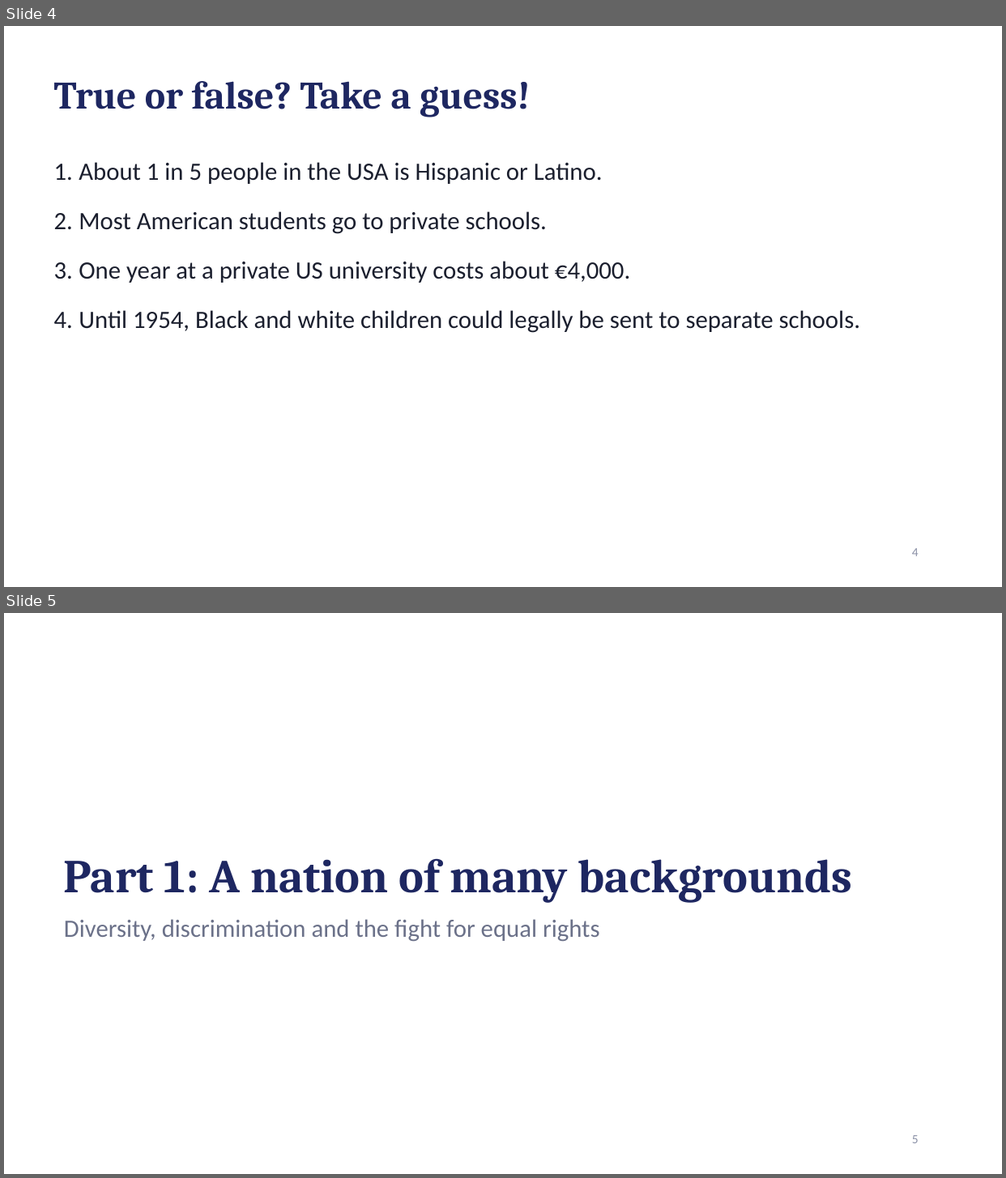
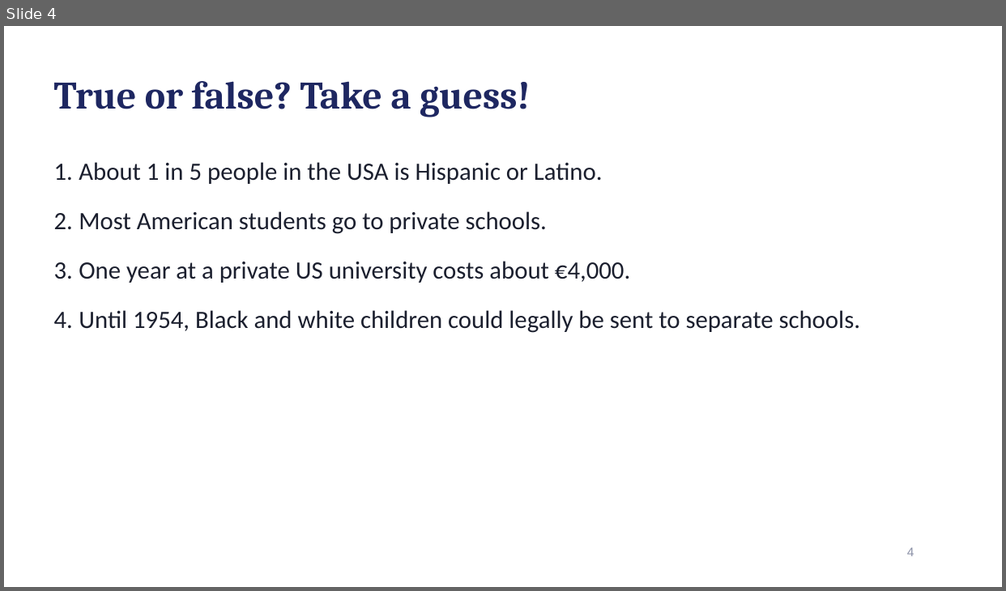
Before and after one commit to noahfried/slides, a slide deck: USA_Diversity_and_School.pptx. Shown one above the other, each under a label of ours: slides 4 and 5 before the commit, slide 4 after it. The pictures are 1006x1178 and 1006x591 pixels, drawn with LibreOffice and Linux fonts; fonts in the diff are those of the drawing. Boxes give left, top, right and bottom in pixels: in the first picture for what was removed or moved away, otherwise in the second. Text is boxed around its words. In the diff, an @@ line names an element or a change of style, - is before the commit and + after.

```diff
--- a/USA_Diversity_and_School.pptx
+++ b/USA_Diversity_and_School.pptx
@@ slide 5 removed at <box>4,613,1002,1174</box>, background #FFFFFF @@
@@ title removed at <box>64,858,853,903</box> @@
-Part 1: A nation of many backgrounds
@@ text removed at <box>64,919,599,942</box> @@
-Diversity, discrimination and the fight for equal rights
@@ page number removed at <box>912,1135,918,1144</box> @@
-5
@@ slide 4 changed as well @@
@@ page number at <box>907,548,914,557</box>: font Calibri to Arial @@
```
Also in this commit, not shown: 21 other slides changed, 1 slide added, 1 other slide removed, 1 other file.
